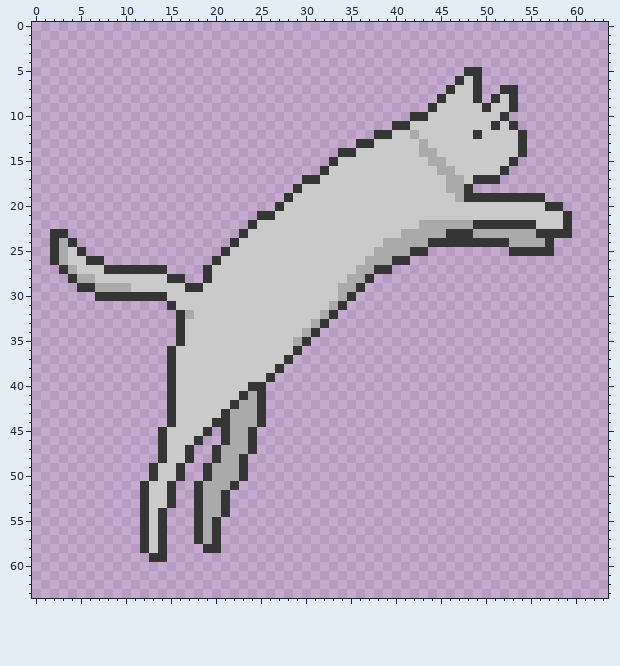
Two states of a pixel-art sprite, Assets/Textures/Cat/jump.png. This is how it looked before the edit.
The file is 64x64 pixels. Pixels under 10% opacity are left out.
After:
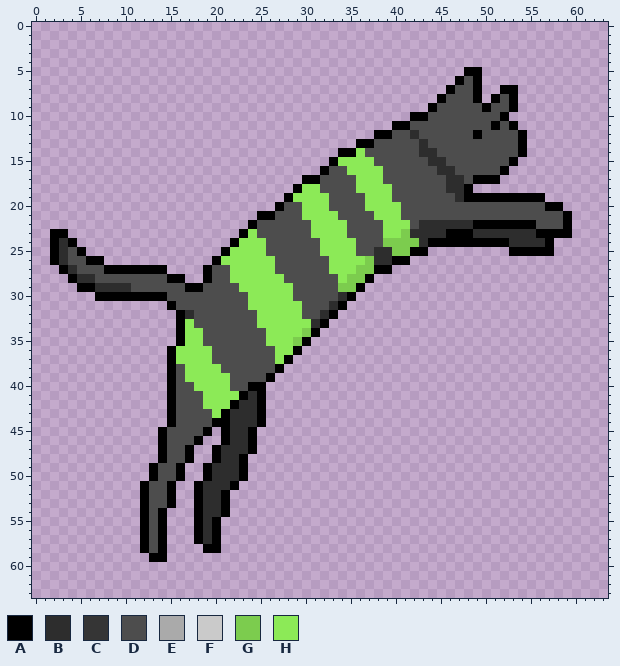
Palette (. is transparent): A #000000  B #2d2d2d  C #353535  D #4d4d4d  E #aaaaaa  F #cacaca  G #7ccc4e  H #8cea57
Edits made:
Changed rows in their new state; - is an unchanged pixel.
first column x 2:
 5 ----------------------------------------------AA----------
 6 ---------------------------------------------ADA----------
 7 --------------------------------------------ADDA--AA------
 8 -------------------------------------------ADDDA-ADA------
 9 ------------------------------------------ADDDDDADDA------
10 ----------------------------------------AADDDDDDDDA-------
11 --------------------------------------AADDDDDDDDDADA------
12 ------------------------------------AADDBDDDDDDADDDDA-----
13 ----------------------------------AADDDDDBDDDDDDDDDDA-----
14 --------------------------------AAHDDDDDDBBDDDDDDDDDA-----
15 -------------------------------AHHHHDDDDDDBBDDDDDDDA------
16 ------------------------------ADDHHHHDDDDDDBBDDDDDA-------
17 ----------------------------AADDDDHHHDDDDDDDBBDAAA--------
18 ---------------------------AHHDDDDHHHHDDDDDDBBA-----------
19 --------------------------AHHHHDDDDHHHDDDDDDDBAAAAAAAAA---
20 -------------------------ADDHHHDDDDHHHHDDDDDDDDDDDDDDDDAA-
21 -----------------------AADDDHHHHDDDDHHHDDDDDDDDDDDDDDDDDDA
22 ----------------------ADDDDDDHHHHDDDDHHHDBBBBBBAAAAAAADDDA
23 AA-------------------AHDDDDDDHHHHDDDDHHGBBBBAAABBBBBBBAAAA
24 ABA-----------------AHHHDDDDDDHHHHDDDGGGGBAAAAAAAAABBBBA--
25 ABDA---------------AHHHHDDDDDDHHHHDDBBGGAA---------AAAAA--
26 ABDDAA------------AHHHHHHDDDDDDHHHHGBBAA------------------
27 -ABDDDAAAAAAA----ADDHHHHHDDDDDDHHHGGAA--------------------
28 --ABBDDDDDDDDAA--ADDHHHHHHDDDDDDHGGA----------------------
29 ---AABBBBDDDDDDAADDDDHHHHHHDDDDDGGA-----------------------
30 -----AAAAAAAADDDDDDDDDHHHHHDDDDDBA------------------------
31 -------------ADDDDDDDDHHHHHHDDDBA-------------------------
32 --------------ABDDDDDDDHHHHHDDBA--------------------------
33 --------------AHDDDDDDDHHHHHHBA---------------------------
34 --------------AHHDDDDDDDHHHHGA----------------------------
35 --------------AHHDDDDDDDHHHGA-----------------------------
36 -------------AHHHHDDDDDDDHHA------------------------------
37 -------------AHHHHDDDDDDDHA-------------------------------
38 -------------ADHHHHDDDDDDA--------------------------------
39 -------------ADHHHHHDDDDA---------------------------------
40 -------------ADDHHHHDDAA----------------------------------
41 -------------ADDDHHHHABA----------------------------------
42 -------------ADDDHHHABBA----------------------------------
43 -------------ADDDDHABBBA----------------------------------
44 -------------ADDDDAABBBA----------------------------------
45 ------------ADDDDA-ABBA-----------------------------------
46 ------------ADDDA--ABBA-----------------------------------
47 ------------ADDA--ABBBA-----------------------------------
48 ------------ADDA--ABBA------------------------------------
49 -----------ADDA--ABBBA------------------------------------
50 -----------ADDA--ABBBA------------------------------------
51 ----------ADDA--ABBBA-------------------------------------
52 ----------ADDA--ABBA--------------------------------------
53 ----------ADDA--ABBA--------------------------------------
54 ----------ADA---ABBA--------------------------------------
55 ----------ADA---ABA---------------------------------------
56 ----------ADA---ABA---------------------------------------
57 ----------ADA---ABA---------------------------------------
58 ----------ADA----AA---------------------------------------
59 -----------AA---------------------------------------------
Pixel boxes of the changes (left, top, right, bottom) in both pictures:
changed: (50, 67, 572, 562)
